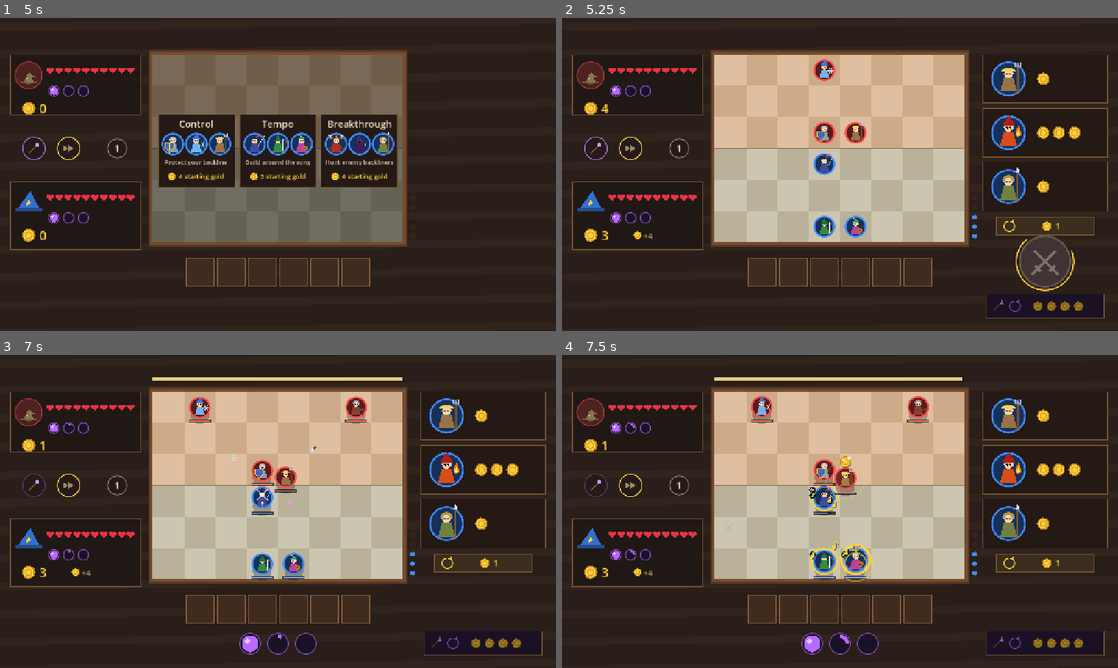
Above: before the commit, frames 1-4 (two rows, left to right).
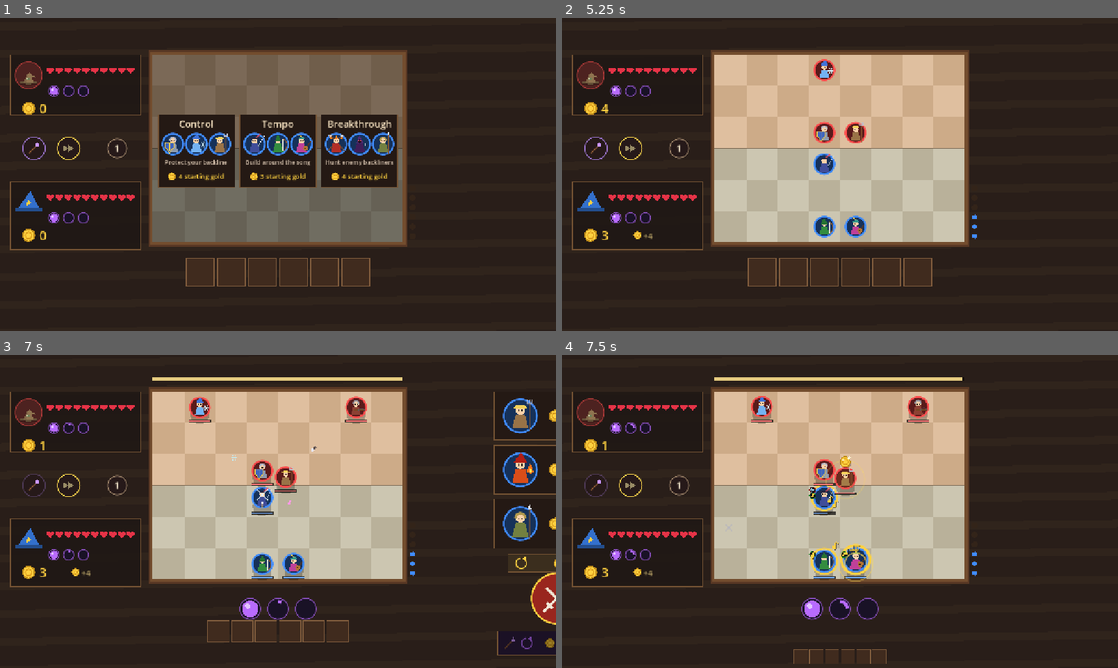
Above: after the commit, the same moments.

Repository: JaspervanderSter/game-off-2026
Game: Godot game, scene res://main.tscn
Two runs of this game, one before a commit and one after it. Both use one fixed random seed, a clock stepped at 60 frames per second and the inputs below. Sound files missing from this copy of the repository are replaced by a short silence.
Inputs (mouse positions are in pixels of both pictures, inside the frame that each line leads up to):
- Up to frame 1 (5 s): tap Enter at 0.5, 0.6, 2, 3.5 s; move the mouse to (400, 158) at 0.52 s; click (400, 158) at 0.67 s; tap Space at 0.77, 1.25, 2.75, 3.77, 4.25 s; drag from (166, 190) to (250, 237) at 1.27 s; move the mouse to (333, 105) at 2.02 s; tap 2 at 2.1 s; click (333, 105) at 2.17 s; drag from (250, 237) to (111, 127) at 2.77 s; move the mouse to (444, 221) at 3.52 s; tap 1 at 3.6 s; click (444, 221) at 3.67 s; drag from (111, 127) to (194, 96) at 4.27 s
- Up to frame 2 (5.25 s): move the mouse to (867, 174) at 5.02 s; tap Enter at 5.1 s; click (867, 174) at 5.17 s
- Up to frame 3 (7 s): drag from (194, 433) to (166, 527) at 5.77 s; move the mouse to (400, 495) at 6.52 s; tap 2 at 6.6 s; click (400, 495) at 6.67 s; tap Space at 6.77 s
- Up to frame 4 (7.5 s): drag from (728, 527) to (812, 574) at 7.27 s

Frame 1 is identical in both runs. In frame 2, 4.0% of the frame differs, in the area x 75-99%, y 11-96%; in frame 3, 6.9%, in the area x 33-100%, y 11-96%; in frame 4, 4.3%.

Commit message:
Animate the shop and bench out of the way during combat
When the fight begins, the shop column (offers, reroll, fight button,
spell upgrade) slides off the right edge and the bench shrinks to half
size and docks at the bottom of the screen, still hoverable. Both stay
away during the result and slide back when the next shop opens, over
0.45 s each way. Spell charges return to their spot under the board.

Co-Authored-By: Claude Opus 5.5 <noreply@anthropic.com>

Diff:
--- a/prototypes/prototype_02/scripts/main.gd
+++ b/prototypes/prototype_02/scripts/main.gd
@@ -9,6 +9,11 @@
 const ENEMY_ACTION_TIME := 0.55
 const ENEMY_MOVE_TIME := 0.42
 const SHOP_DRAG_DISTANCE := 8.0
+# Fight layout: the shop column slides off the right edge and the bench shrinks
+# and docks at the bottom of the screen, then both come back for the next shop.
+const UI_SLIDE_TIME := 0.45
+const BENCH_DOCK_SCALE := 0.5
+const BENCH_DOCK_POS := Vector2(640 - Rules.CELL * Rules.RESERVE_CAP * BENCH_DOCK_SCALE * 0.5, 720 - Rules.CELL * BENCH_DOCK_SCALE - 8)
 
 var phase := Phase.DIFFICULTY
 var player: WizardState
@@ -37,6 +42,8 @@
 var _shake_t := 0.0
 var _shake_len := 0.0
 var _shake_mag := 0.0
+var shop_out := 1.0 # 0 = shop column on screen, 1 = slid off the right edge
+var bench_dock := 0.0 # 0 = bench under the board, 1 = half size at the bottom
 
 var board_view: BoardView
 var fx: FxLayer
@@ -302,9 +309,29 @@
 	return Vector2i(floori(local.x), floori(local.y))
 
 
+## Moves the shop and bench toward their place for the current phase: the shop
+## is out except while shopping; the bench docks from the fight to the next shop.
+func _advance_ui(dt: float) -> void:
+	var step := dt / UI_SLIDE_TIME
+	shop_out = move_toward(shop_out, 0.0 if phase == Phase.PREP else 1.0, step)
+	var docked := phase == Phase.COMBAT or phase == Phase.RESOLVE or phase == Phase.OVER
+	bench_dock = move_toward(bench_dock, 1.0 if docked else 0.0, step)
+
+
+func bench_scale() -> float:
+	return lerpf(1.0, BENCH_DOCK_SCALE, smoothstep(0.0, 1.0, bench_dock))
+
+
+## On-screen bench slot, following the dock animation.
+func bench_slot_rect(slot: int) -> Rect2:
+	var s := bench_scale()
+	var top_left := Rules.RESERVE_POS.lerp(BENCH_DOCK_POS, smoothstep(0.0, 1.0, bench_dock))
+	return Rect2(top_left + Vector2(slot * Rules.CELL * s, 0), Vector2.ONE * Rules.CELL * s)
+
+
 func _reserve_slot_at(pos: Vector2) -> int:
 	for s in Rules.RESERVE_CAP:
-		if Rules.reserve_slot_rect(s).has_point(pos):
+		if bench_slot_rect(s).has_point(pos):
 			return s
 	return -1
 
@@ -466,7 +493,7 @@
 
 func _merge_feedback(recipient: OwnedCreature, previous_stars: int) -> void:
 	var ranked_up := recipient.stars > previous_stars
-	var centre := Rules.BOARD_POS + Rules.cell_center(recipient.cell) if recipient.is_fielded() else Rules.reserve_slot_rect(recipient.slot).get_center()
+	var centre := Rules.BOARD_POS + Rules.cell_center(recipient.cell) if recipient.is_fielded() else bench_slot_rect(recipient.slot).get_center()
 	fx.add("merge" if ranked_up else "combine", centre - Rules.BOARD_POS)
 	Sfx.play("merge" if ranked_up else "combine")
 
@@ -494,6 +521,7 @@
 
 func _process(dt: float) -> void:
 	_apply_shake(dt)
+	_advance_ui(dt)
 	var mouse := get_global_mouse_position()
 	hover_info = {}
 	match phase:
@@ -505,14 +533,10 @@
 			if u != null:
 				hover_info = {"form": u.form_id, "team": u.team, "unit": u, "pos": mouse}
 			else:
-				# Bench and shop stay on display (read-only) during the fight.
+				# The docked bench stays readable during the fight.
 				var benched := player.at_slot(_reserve_slot_at(mouse))
 				if benched != null:
 					hover_info = {"form": benched.form_id, "team": 0, "owned": benched, "pos": mouse}
-				else:
-					for i in Rules.SHOP_SIZE:
-						if Hud.offer_rect(i).has_point(mouse) and player.offers[i] != "":
-							hover_info = {"form": player.offers[i], "team": 0, "pos": mouse}
 		Phase.PREP:
 			var c := _owned_at(mouse)
 			if c != null:
--- a/prototypes/prototype_02/scripts/ui/board_view.gd
+++ b/prototypes/prototype_02/scripts/ui/board_view.gd
@@ -56,20 +56,25 @@
 
 
 func _draw_reserve() -> void:
+	# Each slot is drawn at full size around its centre, then scaled with the
+	# dock animation; the bench does not shake with the board.
+	var scale_k: float = game.bench_scale()
+	var r := Rect2(Vector2.ONE * -CELL * 0.5, Vector2.ONE * CELL)
 	for s in Rules.RESERVE_CAP:
-		var r := Rules.reserve_slot_rect(s)
-		r.position -= position
+		var centre: Vector2 = game.bench_slot_rect(s).get_center() - position
+		draw_set_transform(centre, 0.0, Vector2.ONE * scale_k)
 		draw_rect(r.grow(-4), Color(0.25, 0.17, 0.12))
 		draw_rect(r.grow(-4), Color(0.5, 0.36, 0.24), false, 2.0)
 		var c: OwnedCreature = game.player.at_slot(s)
 		if c != null and c != game.drag:
 			var hl: bool = game.hover_info.get("owned") == c
-			Icons.token(self, c.form_id, r.get_center(), Rules.BODY_RADIUS * CELL, 0, hl)
-			Icons.merge_stars(self, r.get_center() + Vector2(0, -28), c.stars)
+			Icons.token(self, c.form_id, Vector2.ZERO, Rules.BODY_RADIUS * CELL, 0, hl)
+			Icons.merge_stars(self, Vector2(0, -28), c.stars)
 			if game.show_merge_progress(c):
-				Icons.merge_progress(self, r.get_center() + Vector2(0, 28), c.merge_copies, c.stars)
+				Icons.merge_progress(self, Vector2(0, 28), c.merge_copies, c.stars)
 			if game.can_drop_merge(c):
 				draw_rect(r.grow(-4), Icons.GOLD, false, 3.0)
+	draw_set_transform(Vector2.ZERO, 0.0, Vector2.ONE)
 	# Field capacity pips.
 	var fielded: int = game.player.field_count()
 	for i in Rules.FIELD_CAP:
--- a/prototypes/prototype_02/scripts/ui/hud.gd
+++ b/prototypes/prototype_02/scripts/ui/hud.gd
@@ -13,6 +13,7 @@
 const REROLL_RECT := Rect2(1000, 458, 224, 42)
 const SHIFT_UPGRADE_RECT := Rect2(976, 636, 272, 54)
 const PACK_TOP := 222.0
+const SHOP_SLIDE := 360.0 # pushes the whole shop column past the right edge
 const HEART_STAGGER := 0.26
 const HEART_BURST := 0.20
 const COIN_FLIGHT := 0.62
@@ -210,8 +211,7 @@
 
 
 static func charge_pos(i: int) -> Vector2:
-	# Below the bench, which stays visible during the fight.
-	return Vector2(640 + (i - 1) * 64, 664)
+	return Vector2(640 + (i - 1) * 64, 584)
 
 
 # --- Drawing ------------------------------------------------------------------------
@@ -225,21 +225,14 @@
 			_draw_difficulty_choice()
 		game.Phase.PACK:
 			_draw_pack_choice()
-		game.Phase.PREP:
-			_draw_shop()
-			_draw_fight_button()
-			_draw_shift_upgrade()
 		game.Phase.COMBAT:
-			_draw_shop()
-			_draw_shift_upgrade()
 			_draw_combat_hud()
 		game.Phase.RESOLVE:
-			_draw_shop()
-			_draw_shift_upgrade()
 			_draw_combat_hud()
 			_draw_result()
 		game.Phase.OVER:
 			_draw_game_over()
+	_draw_shop_column()
 	if not game.hover_info.is_empty() and game.drag == null and game.phase != game.Phase.RESOLVE:
 		_draw_hover_card(game.hover_info)
 	_draw_loss_rewards()
@@ -437,6 +430,19 @@
 	draw_string(font, ROUND_POS + Vector2(-20, 8), str(maxi(1, game.round_num)), HORIZONTAL_ALIGNMENT_CENTER, 40, 22, Color(0.9, 0.85, 0.75))
 
 
+## Offers, reroll, fight button and spell upgrade slide together off the right
+## edge when the fight begins and back in when the next shop opens.
+func _draw_shop_column() -> void:
+	var k := smoothstep(0.0, 1.0, float(game.shop_out))
+	if k >= 1.0:
+		return
+	draw_set_transform(Vector2(SHOP_SLIDE * k, 0), 0.0, Vector2.ONE)
+	_draw_shop()
+	_draw_fight_button()
+	_draw_shift_upgrade()
+	draw_set_transform(Vector2.ZERO, 0.0, Vector2.ONE)
+
+
 func _draw_shop() -> void:
 	var selling: bool = game.drag != null and game.shop_drag_index < 0
 	for i in Rules.SHOP_SIZE:
--- a/prototypes/prototype_02/tests/run_tests.gd
+++ b/prototypes/prototype_02/tests/run_tests.gd
@@ -18,6 +18,7 @@
 	_test_preparation_input()
 	_test_loss_gold()
 	_test_peasant_harvest()
+	_test_fight_layout_animation()
 	_test_shop_drag_and_enemy_preparation()
 	_test_phase_music()
 	_test_result_recordings()
@@ -553,6 +554,40 @@
 	for i in 120:
 		hud.advance_harvest(1.0 / 30.0)
 	check(hud.displayed_gold(player) == gold and hud.harvest_coins.is_empty(), "every harvest coin lands in the purse")
+	game.free()
+
+
+func _test_fight_layout_animation() -> void:
+	var game = load("res://main.tscn").instantiate()
+	add_child(game)
+	game.choose_difficulty(Difficulty.ARCHMAGE)
+	game.choose_pack(0)
+	check(game.shop_out == 1.0, "shop starts off screen before the first shop")
+	game._advance_ui(0.1)
+	check(game.shop_out > 0.0 and game.shop_out < 1.0, "shop slides in over several frames")
+	game._advance_ui(1.0)
+	check(game.shop_out == 0.0 and game.bench_dock == 0.0, "shop and bench rest in place while shopping")
+	var full: Rect2 = game.bench_slot_rect(2)
+	check(full == Rules.reserve_slot_rect(2), "undocked bench matches the shopping layout")
+	_finish_enemy_preparation(game)
+	game.start_combat()
+	game._advance_ui(0.1)
+	check(game.shop_out > 0.0 and game.shop_out < 1.0, "shop slides out instead of vanishing")
+	check(game.bench_dock > 0.0 and game.bench_dock < 1.0, "bench shrinks over several frames")
+	game._advance_ui(1.0)
+	var docked: Rect2 = game.bench_slot_rect(2)
+	check(game.shop_out == 1.0 and is_equal_approx(docked.size.x, Rules.CELL * 0.5)
+		and docked.end.y <= 720.0 and docked.position.y > Rules.reserve_slot_rect(2).end.y,
+		"bench docks at half size at the bottom during the fight")
+	check(game._reserve_slot_at(docked.get_center()) == 2, "docked bench slots stay hoverable")
+	game.battle.ended.emit({"winner": -1, "survivors": 0})
+	game._advance_ui(1.0)
+	check(game.phase == game.Phase.RESOLVE and game.shop_out == 1.0 and game.bench_dock == 1.0,
+		"shop and bench stay away while the result shows")
+	game._finish_round()
+	game._advance_ui(0.1)
+	check(game.phase == game.Phase.PREP and game.shop_out < 1.0 and game.bench_dock < 1.0,
+		"next round slides the shop and bench back")
 	game.free()
 
 
